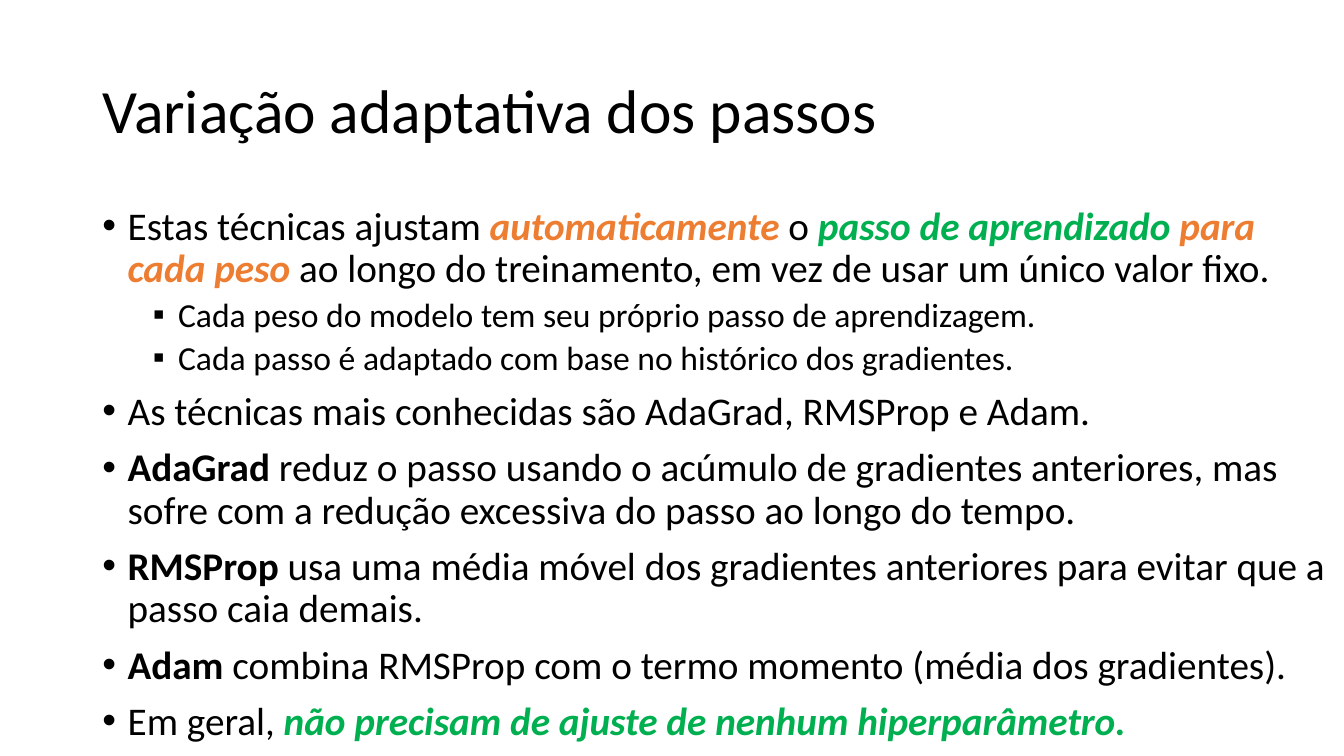
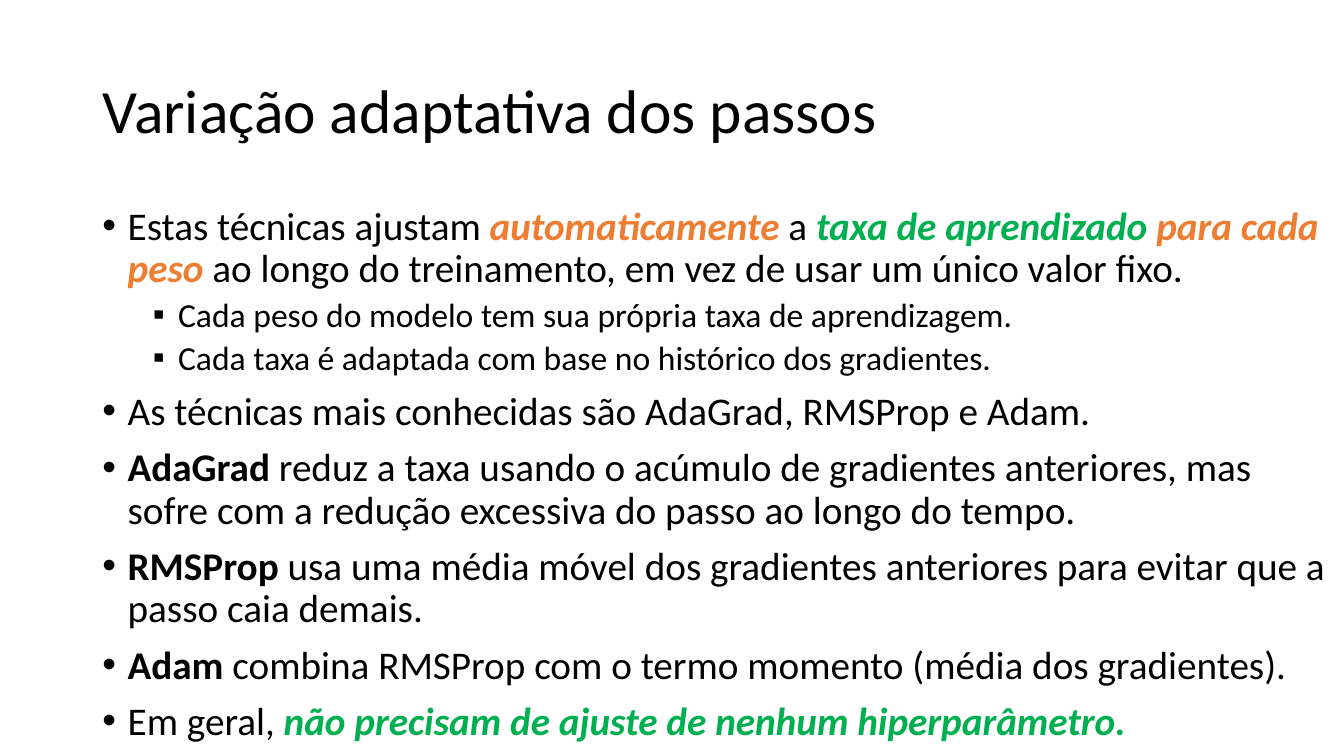
Before and after one commit to zz4fap/t319_aprendizado_de_maquina, a slide deck: slide 24 of slides/T319_Regressão_Linear (Parte III).pptx. Drawn at 1344x756 pixels with LibreOffice and Linux fonts; fonts in the diff are those of the drawing. Boxes give left, top, right and bottom in pixels: in the first picture for what was removed or moved away, otherwise in the second. Text is boxed around its words. In the diff, an @@ line names an element or a change of style, - is before the commit and + after.

Commit message:
update of slides

```diff
--- a/slides/T319_Regressão_Linear (Parte III).pptx
+++ b/slides/T319_Regressão_Linear (Parte III).pptx
@@ text at [128,212,1319,376]: text changed @@
-• Estas técnicas ajustam automaticamente o passo de aprendizado para cada peso ao longo do treinamento, em vez de usar um único valor fixo.
-  ▪ Cada peso do modelo tem seu próprio passo de aprendizagem.
-  ▪ Cada passo é adaptado com base no histórico dos gradientes.
+• Estas técnicas ajustam automaticamente a taxa de aprendizado para cada peso ao longo do treinamento, em vez de usar um único valor fixo.
+  ▪ Cada peso do modelo tem sua própria taxa de aprendizagem.
+  ▪ Cada taxa é adaptada com base no histórico dos gradientes.
@@ text at [128,453,1251,531]: text changed @@
-• AdaGrad reduz o passo usando o acúmulo de gradientes anteriores, mas sofre com a redução excessiva do passo ao longo do tempo.
+• AdaGrad reduz a taxa usando o acúmulo de gradientes anteriores, mas sofre com a redução excessiva do passo ao longo do tempo.
```
Also in this commit, not shown: 3 other slides changed, 3 other files.
